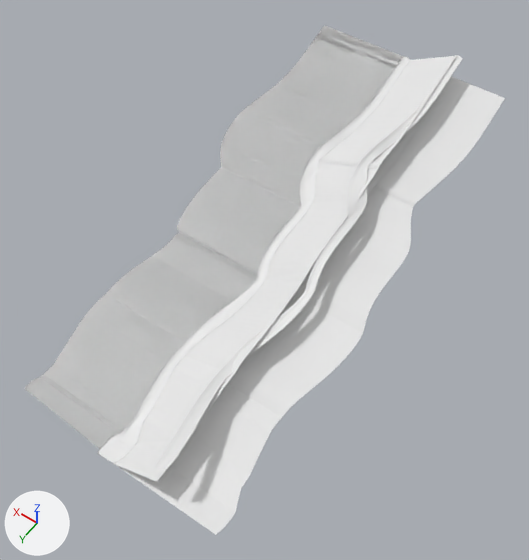
What one commit did to the Blender file assets/track.blend.
Before and after are seen from a 50 mm lens placed at (-21327.0, 50098.0, 38070.0), pointed at (-1037.0, 21691.0, -6569.0). Every picture has the same lights, and +X, +Y and +Z are marked at lower left. Materials are left out; every surface is plain grey.

Objects in the first picture: 'BezierCurve.011', 'Track.002', 'Track.003', 'Track.004', 'terra2'.
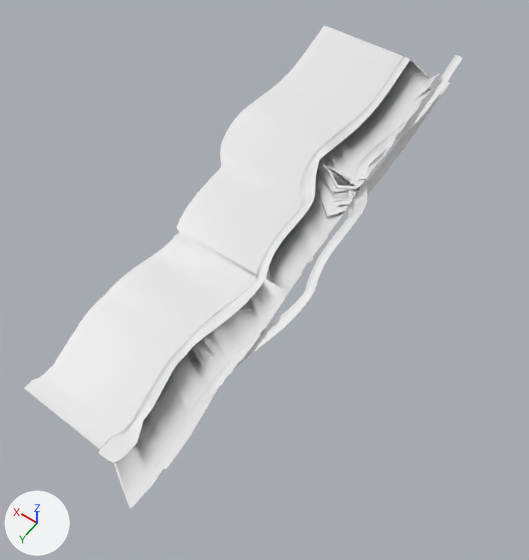
Changed parts and their boxes [x1, y1, x2, y2] in the pictures (529 x 560 px):
```json
{"object": "Track.004", "change": "deleted", "before": [24, 25, 456, 482]}
{"object": "CENTER", "change": "now drawn", "after": [24, 25, 440, 509]}
{"object": "Track.002", "change": "deleted", "before": [114, 76, 505, 535]}
```

Scene script edits in JSON lines:
```json
{"block": "me_mesh_002", "where": "# used by ob_center; location = (0.0, 0.0, 47.0); rotation_euler = (0.0, 0.0, 1.571), in degrees (0, 0, 90); scale = (16100.0, 3000.0, 3000.0)"}
{"op": "remove", "block": "me_mesh_002", "code": "me_mesh_002.from_pydata(...)  # 98 vertices, 0 faces, 97 loose edges; spans x -0.05..2.4, y -0.46..0.26, z -3.42..0.06"}
{"op": "add", "block": "me_mesh_002", "code": "me_mesh_002.from_pydata(...)  # 814 vertices, 495 faces, 97 loose edges; spans x -0.05..2.53, y -3.28..1.41, z -3.44..0.62"}
{"block": "me_mesh_002", "change": "me_mesh_002 part 1: a new loose piece of 716 vertices spanning x -0.05..2.53, y -3.28..1.41, z -3.44..0.62"}
{"op": "remove", "block": "ob_track_004", "code": ["ob_track_004 = bpy.data.objects.new('Track.004', me_mesh_001)", "ob_track_004.location = (0.0, 0.0, -2.0)", "ob_track_004.rotation_euler = (0.0, 0.0, 1.571)  # degrees (0, 0, 90)", "ob_track_004.scale = (16100.0, 3000.0, 3000.0)"]}
{"op": "remove", "block": "ob_track_002", "code": ["ob_track_002 = bpy.data.objects.new('Track.002', me_mesh_016)", "ob_track_002.location = (0.0, 0.0, -2.0)", "ob_track_002.rotation_euler = (0.0, 0.0, 1.571)  # degrees (0, 0, 90)", "ob_track_002.scale = (16100.0, 3000.0, 3000.0)"]}
```
